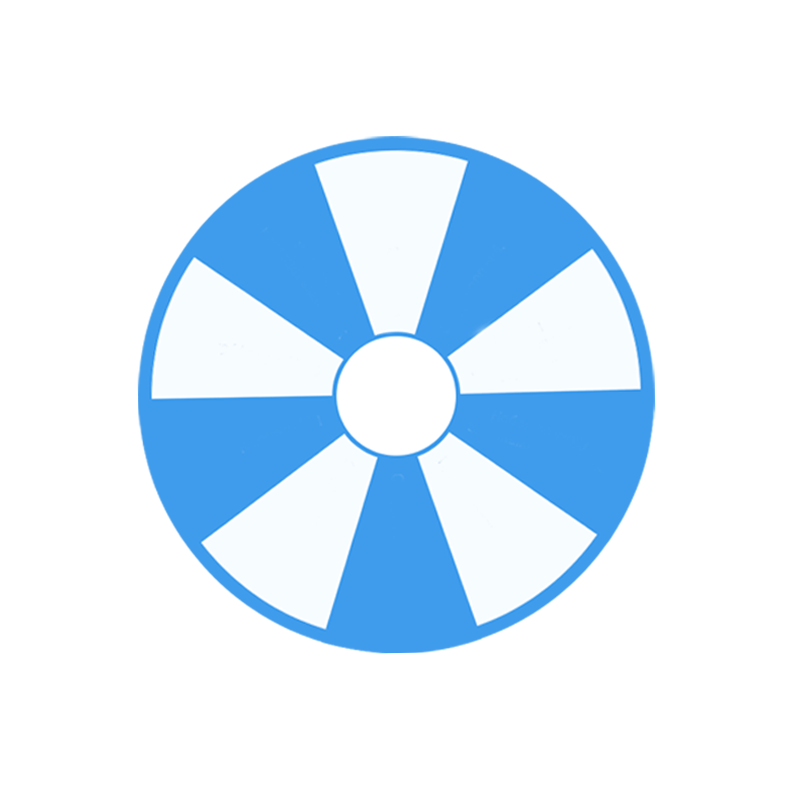
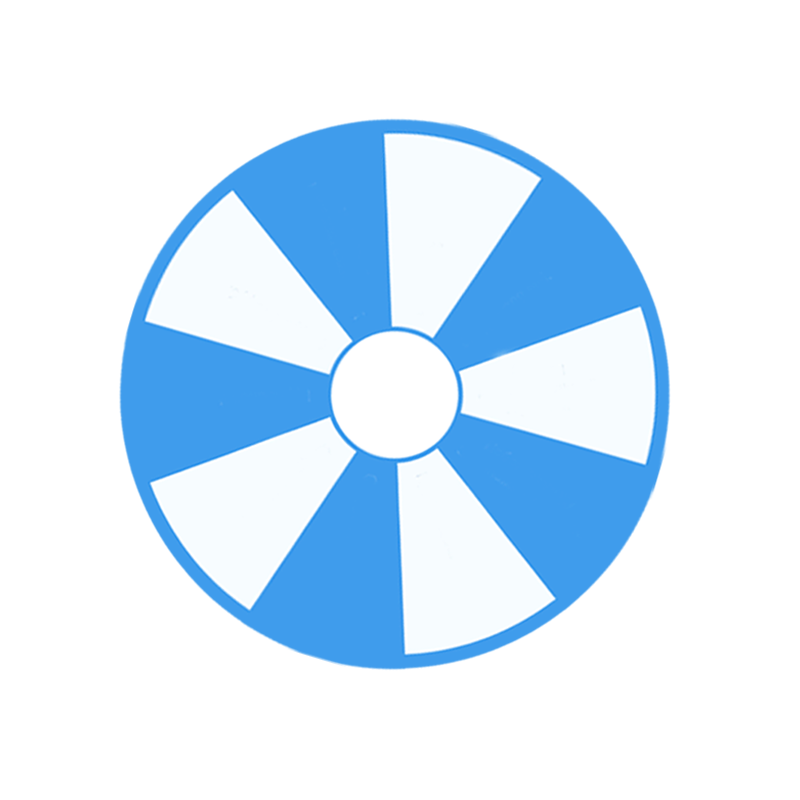
Revision of a layered (800, 800) image; what changed, layer by layer:
painted on "Layer 4" over [119, 118, 671, 671]
